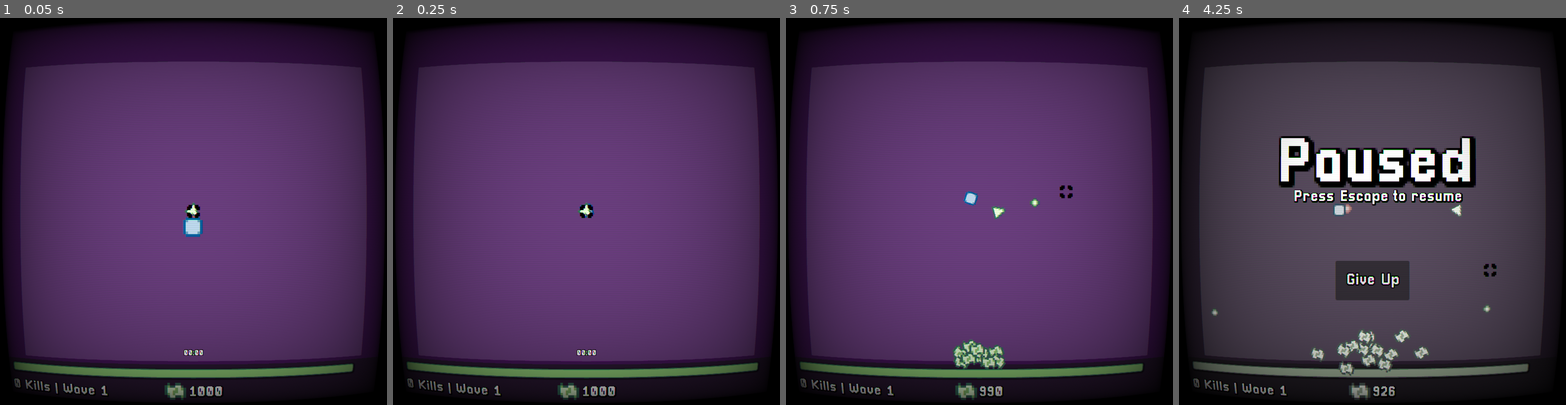
Above: before the commit, frames 1-4 (left to right).
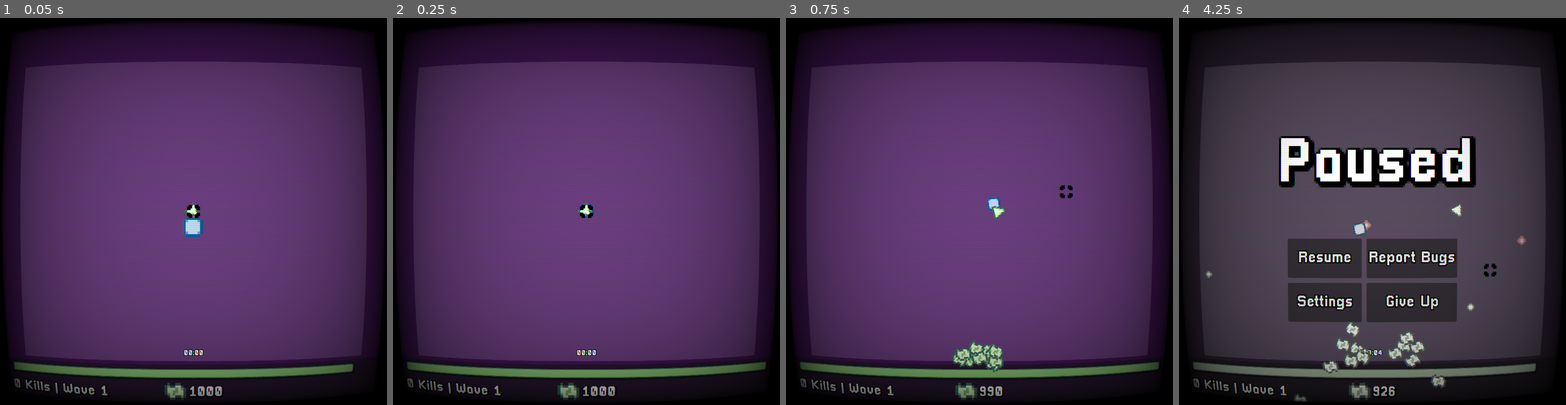
Above: after the commit, the same moments.

Repository: diamonddevv/nvcm-src
Game: Godot game, scene res://scene/main.tscn
The game is run twice, just before and just after one commit, with the same random seed, the same clock (stepped at 60 frames per second) and the same inputs. This scene is started directly instead of the project's main scene.
Inputs (mouse positions are in pixels of both pictures, inside the frame that each line leads up to):
- Up to frame 1 (0.05 s): no input
- Up to frame 2 (0.25 s): no input
- Up to frame 3 (0.75 s): move the mouse to (1064, 192) at 0.52 s; press the mouse at (1064, 192) at 0.53 s; hold D (move_right) from 0.53 s (still down)
- Up to frame 4 (4.25 s): move the mouse to (1295, 230) at 1.27 s; release D (move_right) at 1.28 s; release the mouse at (1295, 230) at 1.28 s; hold S (move_down) 1.28-2.03 s; click (1295, 230) at 1.35 s; move the mouse to (1411, 126) at 2.02 s; press the mouse at (1411, 126) at 2.03 s; hold D (move_right) 2.03-2.78 s; tap Space (space_action) at 2.1 s; move the mouse to (1353, 288) at 2.77 s; release the mouse at (1353, 288) at 2.78 s; hold W (move_up) 2.78-3.53 s; tap Ctrl at 2.85 s; click (1353, 288) at 3.05 s; move the mouse to (1488, 269) at 3.52 s; hold A (move_left) from 3.53 s (still down); hold H from 3.53 s (still down); click (1488, 269) at 3.8 s; tap Escape (toggle_pause) at 4.15 s

Frame 1 is identical in both runs. In frame 2, less than 0.1% of the frame differs, in the area x 94-97%, y 88-92%; in frame 3, 1.0%; in frame 4, 11%, in the area x 4-93%, y 44-100%.

Commit message:
update time baby

Diff:
--- a/asset/data/upgrade_options.json
+++ b/asset/data/upgrade_options.json
@@ -1,37 +1,37 @@
 {
 	"options": [
 		{
-			"text": "Reduce spread\nby %s percent",
+			"text": "Reduce spread\nby %s%%",
 			"min": 2,
-			"max": 8,
+			"max": 12,
 			"cost": 65,
 			"func": "upgrade_spread"
 		},
 		{
-			"text": "Increase spread\nby %s percent",
+			"text": "Increase spread\nby %s%%",
 			"min": 2,
-			"max": 8,
+			"max": 12,
 			"cost": 65,
 			"func": "upgrade_spread_up"
 		},
 		{
-			"text": "Increase damage\nby %s percent",
+			"text": "Increase damage\nby %s%%",
 			"min": 5,
-			"max": 10,
+			"max": 15,
 			"cost": 75,
 			"func": "upgrade_dmg_percent"
 		},
 		{
-			"text": "Increase max health\nby %s percent",
+			"text": "Increase max health\nby %s%%",
 			"min": 5,
-			"max": 10,
+			"max": 20,
 			"cost": 75,
 			"func": "upgrade_max_health_percent"
 		},
 		{
-			"text": "Increase speed\nby %s percent",
+			"text": "Increase speed\nby %s%%",
 			"min": 5,
-			"max": 10,
+			"max": 8,
 			"cost": 35,
 			"func": "upgrade_speed_percent"
 		},
@@ -43,51 +43,51 @@
 			"func": "upgrade_barrel"
 		},
 		{
-			"text": "Increase fire rate\nby %s percent",
-			"min": 10,
-			"max": 15,
+			"text": "Increase fire rate\nby %s%%",
+			"min": 5,
+			"max": 20,
 			"cost": 60,
 			"func": "upgrade_fire_rate",
 		},
 		{
-			"text": "Increase regeneration\nby %s percent",
-			"min": 5,
-			"max": 10,
+			"text": "Increase\nregeneration by %s%%",
+			"min": 8,
+			"max": 18,
 			"cost": 85,
 			"func": "upgrade_regen",
 		},
 		{
-			"text": "Increase chance of\n explosion by\n%s percent",
+			"text": "Increase chance of\n explosion by %s%%",
 			"min": 1,
-			"max": 5,
+			"max": 3,
 			"cost": 110,
 			"func": "upgrade_explo_freq",
 		},
 		{
-			"text": "Increase explosion\npower by %s percent",
-			"min": 5,
-			"max": 10,
+			"text": "Increase explosion\npower by %s%%",
+			"min": 3,
+			"max": 8,
 			"cost": 110,
 			"func": "upgrade_explo_power",
 		},
 		{
-			"text": "Increase combo retainment\nchance by %s percent",
+			"text": "Increase combo\nretainment chance\nby %s%%",
 			"min": 5,
-			"max": 10,
+			"max": 15,
 			"cost": 115,
 			"func": "upgrade_combo_retain_chance",
 		},
 		{
-			"text": "Increase combo timer\nlength by %s percent",
-			"min": 3,
-			"max": 12,
+			"text": "Increase combo timer\nlength by %s%%",
+			"min": 5,
+			"max": 18,
 			"cost": 150,
 			"func": "upgrade_combo_timer",
 		},
 		{
-			"text": "Increase damage\nreduction by %s percent",
-			"min": 1,
-			"max": 5,
+			"text": "Increase damage\nreduction by %s%%",
+			"min": 3,
+			"max": 10,
 			"cost": 150,
 			"func": "upgrade_dmg_reduction",
 		}
--- a/obj/menu/customise_panel.tscn
+++ b/obj/menu/customise_panel.tscn
@@ -121,7 +121,7 @@
 [node name="ScrollContainer" type="ScrollContainer" parent="CenterContainer/VBoxContainer"]
 custom_minimum_size = Vector2(650, 320)
 layout_mode = 2
-scroll_vertical = 100
+scroll_vertical = 432
 horizontal_scroll_mode = 0
 
 [node name="VBoxContainer" type="VBoxContainer" parent="CenterContainer/VBoxContainer/ScrollContainer"]
@@ -322,7 +322,7 @@
 
 [node name="Label" type="Label" parent="CenterContainer/VBoxContainer/ScrollContainer/VBoxContainer/Walk"]
 layout_mode = 2
-text = "Moving:   "
+text = "Moving:       "
 label_settings = ExtResource("2_8owt4")
 horizontal_alignment = 1
 
@@ -337,13 +337,27 @@
 
 [node name="Label" type="Label" parent="CenterContainer/VBoxContainer/ScrollContainer/VBoxContainer/Shoot"]
 layout_mode = 2
-text = "Shooting: "
+text = "Shooting:     "
 label_settings = ExtResource("2_8owt4")
 horizontal_alignment = 1
 
 [node name="BetterSpinbox" parent="CenterContainer/VBoxContainer/ScrollContainer/VBoxContainer/Shoot" instance=ExtResource("4_1kssg")]
 layout_mode = 2
 value = 10
+suffix = "Cash"
+max = 100
+
+[node name="Regen" type="HBoxContainer" parent="CenterContainer/VBoxContainer/ScrollContainer/VBoxContainer"]
+layout_mode = 2
+
+[node name="Label" type="Label" parent="CenterContainer/VBoxContainer/ScrollContainer/VBoxContainer/Regen"]
+layout_mode = 2
+text = "Regeneration: "
+label_settings = ExtResource("2_8owt4")
+horizontal_alignment = 1
+
+[node name="BetterSpinbox" parent="CenterContainer/VBoxContainer/ScrollContainer/VBoxContainer/Regen" instance=ExtResource("4_1kssg")]
+layout_mode = 2
 suffix = "Cash"
 max = 100
 
--- a/obj/menu/settings_panel.tscn
+++ b/obj/menu/settings_panel.tscn
@@ -41,82 +41,91 @@
 [node name="Sep1" type="Control" parent="CenterContainer/VBoxContainer"]
 layout_mode = 2
 
-[node name="MasterVolume" type="HBoxContainer" parent="CenterContainer/VBoxContainer"]
+[node name="ScrollContainer" type="ScrollContainer" parent="CenterContainer/VBoxContainer"]
+custom_minimum_size = Vector2(0, 300)
+layout_mode = 2
+horizontal_scroll_mode = 0
+vertical_scroll_mode = 2
+
+[node name="VBoxContainer" type="VBoxContainer" parent="CenterContainer/VBoxContainer/ScrollContainer"]
 layout_mode = 2
 
-[node name="Label" type="Label" parent="CenterContainer/VBoxContainer/MasterVolume"]
+[node name="MasterVolume" type="HBoxContainer" parent="CenterContainer/VBoxContainer/ScrollContainer/VBoxContainer"]
+layout_mode = 2
+
+[node name="Label" type="Label" parent="CenterContainer/VBoxContainer/ScrollContainer/VBoxContainer/MasterVolume"]
 layout_mode = 2
 text = "Master Volume: "
 label_settings = ExtResource("2_id1mk")
 horizontal_alignment = 1
 
-[node name="Slider" type="HSlider" parent="CenterContainer/VBoxContainer/MasterVolume"]
+[node name="Slider" type="HSlider" parent="CenterContainer/VBoxContainer/ScrollContainer/VBoxContainer/MasterVolume"]
 custom_minimum_size = Vector2(200, 0)
 layout_mode = 2
 tick_count = 10
 ticks_on_borders = true
 
-[node name="MusicVolume" type="HBoxContainer" parent="CenterContainer/VBoxContainer"]
+[node name="MusicVolume" type="HBoxContainer" parent="CenterContainer/VBoxContainer/ScrollContainer/VBoxContainer"]
 layout_mode = 2
 
-[node name="Label" type="Label" parent="CenterContainer/VBoxContainer/MusicVolume"]
+[node name="Label" type="Label" parent="CenterContainer/VBoxContainer/ScrollContainer/VBoxContainer/MusicVolume"]
 layout_mode = 2
 text = "Music Volume: "
 label_settings = ExtResource("2_id1mk")
 horizontal_alignment = 1
 
-[node name="Slider" type="HSlider" parent="CenterContainer/VBoxContainer/MusicVolume"]
+[node name="Slider" type="HSlider" parent="CenterContainer/VBoxContainer/ScrollContainer/VBoxContainer/MusicVolume"]
 custom_minimum_size = Vector2(200, 0)
 layout_mode = 2
 tick_count = 10
 ticks_on_borders = true
 
-[node name="MenuParticles" type="HBoxContainer" parent="CenterContainer/VBoxContainer"]
+[node name="MenuParticles" type="HBoxContainer" parent="CenterContainer/VBoxContainer/ScrollContainer/VBoxContainer"]
 layout_mode = 2
 
-[node name="Label" type="Label" parent="CenterContainer/VBoxContainer/MenuParticles"]
+[node name="Label" type="Label" parent="CenterContainer/VBoxContainer/ScrollContainer/VBoxContainer/MenuParticles"]
 layout_mode = 2
 text = "Menu Money Particles: "
 label_settings = ExtResource("2_id1mk")
 horizontal_alignment = 1
 
-[node name="CheckButton" type="CheckButton" parent="CenterContainer/VBoxContainer/MenuParticles"]
+[node name="CheckButton" type="CheckButton" parent="CenterContainer/VBoxContainer/ScrollContainer/VBoxContainer/MenuParticles"]
 layout_mode = 2
 
-[node name="GameMoneyParticles" type="HBoxContainer" parent="CenterContainer/VBoxContainer"]
+[node name="GameMoneyParticles" type="HBoxContainer" parent="CenterContainer/VBoxContainer/ScrollContainer/VBoxContainer"]
 layout_mode = 2
 
-[node name="Label" type="Label" parent="CenterContainer/VBoxContainer/GameMoneyParticles"]
+[node name="Label" type="Label" parent="CenterContainer/VBoxContainer/ScrollContainer/VBoxContainer/GameMoneyParticles"]
 layout_mode = 2
 text = "Game Money Particles: "
 label_settings = ExtResource("2_id1mk")
 horizontal_alignment = 1
 
-[node name="CheckButton" type="CheckButton" parent="CenterContainer/VBoxContainer/GameMoneyParticles"]
+[node name="CheckButton" type="CheckButton" parent="CenterContainer/VBoxContainer/ScrollContainer/VBoxContainer/GameMoneyParticles"]
 layout_mode = 2
 
-[node name="CRTShader" type="HBoxContainer" parent="CenterContainer/VBoxContainer"]
+[node name="CRTShader" type="HBoxContainer" parent="CenterContainer/VBoxContainer/ScrollContainer/VBoxContainer"]
 layout_mode = 2
 
-[node name="Label" type="Label" parent="CenterContainer/VBoxContainer/CRTShader"]
+[node name="Label" type="Label" parent="CenterContainer/VBoxContainer/ScrollContainer/VBoxContainer/CRTShader"]
 layout_mode = 2
 text = "Screen CRT Shader: "
 label_settings = ExtResource("2_id1mk")
 horizontal_alignment = 1
 
-[node name="CheckButton" type="CheckButton" parent="CenterContainer/VBoxContainer/CRTShader"]
+[node name="CheckButton" type="CheckButton" parent="CenterContainer/VBoxContainer/ScrollContainer/VBoxContainer/CRTShader"]
 layout_mode = 2
 
-[node name="Screenshake" type="HBoxContainer" parent="CenterContainer/VBoxContainer"]
+[node name="Screenshake" type="HBoxContainer" parent="CenterContainer/VBoxContainer/ScrollContainer/VBoxContainer"]
 layout_mode = 2
 
-[node name="Label" type="Label" parent="CenterContainer/VBoxContainer/Screenshake"]
+[node name="Label" type="Label" parent="CenterContainer/VBoxContainer/ScrollContainer/VBoxContainer/Screenshake"]
 layout_mode = 2
 text = "Screenshake: "
 label_settings = ExtResource("2_id1mk")
 horizontal_alignment = 1
 
-[node name="CheckButton" type="CheckButton" parent="CenterContainer/VBoxContainer/Screenshake"]
+[node name="CheckButton" type="CheckButton" parent="CenterContainer/VBoxContainer/ScrollContainer/VBoxContainer/Screenshake"]
 layout_mode = 2
 
 [node name="Sep2" type="Control" parent="CenterContainer/VBoxContainer"]
--- a/resource/ais/boss/bullet_hell.tres
+++ /dev/null
@@ -1,20 +0,0 @@
-[gd_resource type="Resource" script_class="AiPattern" load_steps=2 format=3 uid="uid://c16xir8rq1srl"]
-
-[ext_resource type="Script" path="res://script/resource/ai_pattern.gd" id="1_khvnh"]
-
-[resource]
-script = ExtResource("1_khvnh")
-is_boss = true
-enemy_name = "Buella Tihell"
-speed = 80
-max_health = 6000.0
-aggression = 0.9
-fire_rate = 0.8
-damage = 10.0
-shots = 8
-bullets_per_shot = 50
-spread = 360.0
-reload_time = 8.0
-explo_power = 0.0
-explo_freq = 0.0
-sprite_idx = 0
--- a/scene/pause.tscn
+++ b/scene/pause.tscn
@@ -1,9 +1,10 @@
-[gd_scene load_steps=6 format=3 uid="uid://dqkr0b60xub7y"]
+[gd_scene load_steps=7 format=3 uid="uid://dqkr0b60xub7y"]
 
 [ext_resource type="Script" path="res://script/hud/pause.gd" id="1_2adfp"]
 [ext_resource type="Shader" path="res://asset/shader/desaturate.gdshader" id="2_4gtpe"]
 [ext_resource type="LabelSettings" uid="uid://6y6x0ama3x0y" path="res://resource/labels.tres" id="2_w4nan"]
 [ext_resource type="FontFile" uid="uid://deydtolohaa13" path="res://resource/Pixellari.ttf" id="4_egegp"]
+[ext_resource type="PackedScene" uid="uid://b1v258teomkwc" path="res://obj/menu/settings_panel.tscn" id="5_8unbq"]
 
 [sub_resource type="ShaderMaterial" id="ShaderMaterial_gtvt5"]
 shader = ExtResource("2_4gtpe")
@@ -33,17 +34,6 @@
 label_settings = ExtResource("2_w4nan")
 horizontal_alignment = 1
 
-[node name="Label2" type="Label" parent="Label"]
-layout_mode = 1
-offset_left = 1.0
-offset_top = 28.0
-offset_right = 403.0
-offset_bottom = 60.0
-scale = Vector2(0.25, 0.25)
-text = "Press Escape to resume"
-label_settings = ExtResource("2_w4nan")
-horizontal_alignment = 1
-
 [node name="GridContainer" type="GridContainer" parent="."]
 anchors_preset = 8
 anchor_left = 0.5
@@ -58,7 +48,31 @@
 grow_vertical = 2
 theme_override_constants/h_separation = 10
 theme_override_constants/v_separation = 10
-columns = 3
+columns = 2
+
+[node name="Resume" type="Button" parent="GridContainer"]
+custom_minimum_size = Vector2(150, 80)
+layout_mode = 2
+theme_override_constants/outline_size = 8
+theme_override_fonts/font = ExtResource("4_egegp")
+theme_override_font_sizes/font_size = 32
+text = "Resume"
+
+[node name="ReportBugs" type="Button" parent="GridContainer"]
+custom_minimum_size = Vector2(150, 80)
+layout_mode = 2
+theme_override_constants/outline_size = 8
+theme_override_fonts/font = ExtResource("4_egegp")
+theme_override_font_sizes/font_size = 32
+text = "Report Bugs"
+
+[node name="Settings" type="Button" parent="GridContainer"]
+custom_minimum_size = Vector2(150, 80)
+layout_mode = 2
+theme_override_constants/outline_size = 8
+theme_override_fonts/font = ExtResource("4_egegp")
+theme_override_font_sizes/font_size = 32
+text = "Settings"
 
 [node name="GiveUp" type="Button" parent="GridContainer"]
 custom_minimum_size = Vector2(150, 80)
@@ -68,4 +82,11 @@
 theme_override_font_sizes/font_size = 32
 text = "Give Up"
 
+[node name="SettingsPanel" parent="." instance=ExtResource("5_8unbq")]
+offset_top = -1600.0
+offset_bottom = -800.0
+
+[connection signal="pressed" from="GridContainer/Resume" to="." method="_on_resume_pressed"]
+[connection signal="pressed" from="GridContainer/ReportBugs" to="." method="_on_report_bugs_pressed"]
+[connection signal="pressed" from="GridContainer/Settings" to="." method="_on_settings_pressed"]
 [connection signal="pressed" from="GridContainer/GiveUp" to="." method="_on_give_up_pressed"]
--- a/script/game/game_manager.gd
+++ b/script/game/game_manager.gd
@@ -16,7 +16,8 @@
 
 var action_costs: Dictionary = {
 	"shoot": 10,
-	"move": 2
+	"move": 2,
+	"regen": 0
 }
 
 var enemy_pool: Array = []
@@ -111,6 +112,8 @@
 
 	wave_start.emit()
 	player.timer_to_heal.start(player.dmgless_time_to_regen)
+	player._can_hurt = false
+	player.timer_invincible.start(1) # give 1 second of invincibilty at the start of a wave
 	in_wave = true
 
 func on_wave_cleared(wave: int):
--- a/script/game/unit/enemy.gd
+++ b/script/game/unit/enemy.gd
@@ -24,17 +24,16 @@
 var reloading: bool = false
 
 static var behaviours := {
-	"Normal": 		ResourceLoader.load("res://resource/ais/normal.tres"),
-	"Aggressive": 	ResourceLoader.load("res://resource/ais/aggressive.tres"),
-	"Powerhouse": 	ResourceLoader.load("res://resource/ais/powerhouse.tres"),
-	"Skittish": 	ResourceLoader.load("res://resource/ais/skittish.tres"),
-	"Spray n' Pray":	ResourceLoader.load("res://resource/ais/spray_and_pray.tres")
+	"Normal": ResourceLoader.load("res://resource/ais/normal.tres"),
+	"Aggressive": ResourceLoader.load("res://resource/ais/aggressive.tres"),
+	"Powerhouse": ResourceLoader.load("res://resource/ais/powerhouse.tres"),
+	"Skittish": ResourceLoader.load("res://resource/ais/skittish.tres"),
+	"Spray n' Pray": ResourceLoader.load("res://resource/ais/spray_and_pray.tres")
 }
 
 static var boss_behaviors := {
 	"King Grayscale": ResourceLoader.load("res://resource/ais/boss/king_grayscale.tres"),
-	"Big Boom": ResourceLoader.load("res://resource/ais/boss/big_boom.tres"),
-	#"Buella Tihell": ResourceLoader.load("res://resource/ais/boss/bullet_hell.tres"),
+	"Big Boom": ResourceLoader.load("res://resource/ais/boss/big_boom.tres")
 }
 
 func _ready():
--- a/script/game/unit/explosion.gd
+++ b/script/game/unit/explosion.gd
@@ -36,4 +36,4 @@
 		return
 
 	if body is Unit:
-		body.damage(body, 20 * power)
+		body.damage(body, 75 * power)
--- a/script/game/unit/unit.gd
+++ b/script/game/unit/unit.gd
@@ -48,6 +48,8 @@
 	timer_regen.timeout.connect(func():
 		if _can_heal and GlobalManager.game_manager and GlobalManager.game_manager.in_wave:
 			health += regeneration
+			if self is Player:
+				(self as Player).spend(GlobalManager.game_manager.action_costs["regen"])
 			)
 
 func _physics_process(delta: float):
@@ -75,7 +77,7 @@
 
 		if randf() < explosion_freq:
 			prj.explode = true
-			prj.explosion_power = explosion_power * randf()
+			prj.explosion_power = explosion_power * randf_range(0.4, 1.2) * (prj_damage / 10)
 
 		prepare_projectile(prj)
 
@@ -100,7 +102,7 @@
 		_can_heal = false
 		timer_to_heal.start(dmgless_time_to_regen)
 
-		_can_hurt = invincibility_time == 0.0
+		_can_hurt = invincibility_time == 0.0 # if there is invincibility time, give it
 		on_hurt(attacker if is_instance_valid(attacker) else null, damage)
 
 		if health <= 0:
--- a/script/hud/hud.gd
+++ b/script/hud/hud.gd
@@ -42,6 +42,8 @@
 	shop_panel_text.position = Vector2(364, 14) + Vector2(cos(age), sin(age))
 
 	if player:
+		low_health_warning_label.text = "You are at %.1f%% health." % ((player.health / player.max_health) * 100)
+
 		timer.text = format_time(player.time_alive)
 
 		if not GlobalManager.game_manager.in_wave:
@@ -107,7 +109,6 @@
 		button.set_values(data["text"], data["value"], min(8500, data["cost"] * pow(1.15, items_bought)), function)
 
 	if player.health / player.max_health <= 0.35:
-		low_health_warning_label.text = "You are at %.1f%% health." % ((player.health / player.max_health) * 100)
 		low_health_warning_label.show()
 
 func close_shop():
--- a/script/hud/pause.gd
+++ b/script/hud/pause.gd
@@ -1,7 +1,13 @@
 extends CanvasLayer
 class_name PauseOverlay
 
+@onready var settings_panel: SettingsPanel = $SettingsPanel
+
 var paused: bool = false
+var settings_shown: bool = false
+
+func _ready():
+	settings_panel.close.connect(_on_settings_pressed)
 
 func _process(delta: float) -> void:
 	if Input.is_action_just_pressed("toggle_pause"):
@@ -14,3 +20,22 @@
 func _on_give_up_pressed() -> void:
 	get_tree().paused = false
 	GlobalManager.game_manager.player.kill()
+
+
+func _on_resume_pressed():
+	paused = not paused
+
+
+func _on_report_bugs_pressed():
+	OS.shell_open("https://github.com/diamonddevv/nvcm-src/issues/")
+
+
+func _on_settings_pressed():
+	settings_shown = not settings_shown
+
+	var tween: Tween = settings_panel.create_tween()
+
+	if not settings_shown:
+		tween.tween_property(settings_panel, "global_position", Vector2(0, -800), 0.2).set_ease(Tween.EASE_OUT)
+	else:
+		tween.tween_property(settings_panel, "global_position", Vector2(0, 0), 0.2).set_ease(Tween.EASE_OUT)
--- a/script/menu/customise_panel.gd
+++ b/script/menu/customise_panel.gd
@@ -20,6 +20,7 @@
 
 @onready var actioncost_walk: BetterSpinbox = $CenterContainer/VBoxContainer/ScrollContainer/VBoxContainer/Walk/BetterSpinbox
 @onready var actioncost_shoot: BetterSpinbox = $CenterContainer/VBoxContainer/ScrollContainer/VBoxContainer/Shoot/BetterSpinbox
+@onready var actioncost_regen: BetterSpinbox = $CenterContainer/VBoxContainer/ScrollContainer/VBoxContainer/Regen/BetterSpinbox
 
 
 func _ready():
@@ -69,7 +70,8 @@
 		},
 		"action_costs": {
 			"move": actioncost_walk.value,
-			"shoot": actioncost_shoot.value
+			"shoot": actioncost_shoot.value,
+			"regen": actioncost_regen.value
 		}
 	}
 
--- a/script/menu/settings_panel.gd
+++ b/script/menu/settings_panel.gd
@@ -3,12 +3,12 @@
 
 signal close()
 
-@onready var master_volume_slider: HSlider = $CenterContainer/VBoxContainer/MasterVolume/Slider
-@onready var music_volume_slider: HSlider = $CenterContainer/VBoxContainer/MusicVolume/Slider
-@onready var menu_particles: CheckButton = $CenterContainer/VBoxContainer/MenuParticles/CheckButton
-@onready var game_money_particles: CheckButton = $CenterContainer/VBoxContainer/GameMoneyParticles/CheckButton
-@onready var crt_shader: CheckButton = $CenterContainer/VBoxContainer/CRTShader/CheckButton
-@onready var screenshake: CheckButton = $CenterContainer/VBoxContainer/Screenshake/CheckButton
+@onready var master_volume_slider: HSlider = $CenterContainer/VBoxContainer/ScrollContainer/VBoxContainer/MasterVolume/Slider
+@onready var music_volume_slider: HSlider = $CenterContainer/VBoxContainer/ScrollContainer/VBoxContainer/MusicVolume/Slider
+@onready var menu_particles: CheckButton = $CenterContainer/VBoxContainer/ScrollContainer/VBoxContainer/MenuParticles/CheckButton
+@onready var game_money_particles: CheckButton = $CenterContainer/VBoxContainer/ScrollContainer/VBoxContainer/GameMoneyParticles/CheckButton
+@onready var crt_shader: CheckButton = $CenterContainer/VBoxContainer/ScrollContainer/VBoxContainer/CRTShader/CheckButton
+@onready var screenshake: CheckButton = $CenterContainer/VBoxContainer/ScrollContainer/VBoxContainer/Screenshake/CheckButton
 
 func _ready():
 	master_volume_slider.value = GlobalManager.save_data.master_volume * master_volume_slider.max_value
--- a/script/resource/ai_pattern.gd
+++ b/script/resource/ai_pattern.gd
@@ -29,10 +29,9 @@
 	if (health / max_health) > 0.5 / aggression * 1.2:
 		return 0
 
-	var chance: float = aggression / waves_cleared / 48
+	var chance: float = aggression / waves_cleared / 28
 	chance = 1
 	if randf() > chance:
 		return 0
 
-	print("spawning..")
 	return min(5, roundi(1 / (health / max_health) * aggression / 2))
Not shown, changed: .export/NVCM_v1.0.1.zip
Not shown, changed: .export/NVCM_v1.0.1_win-x86-64.zip
Not shown, added: .export/NVCM_v1.1.0.zip
Not shown, added: .export/NVCM_win-x86_v1.1.0.zip
